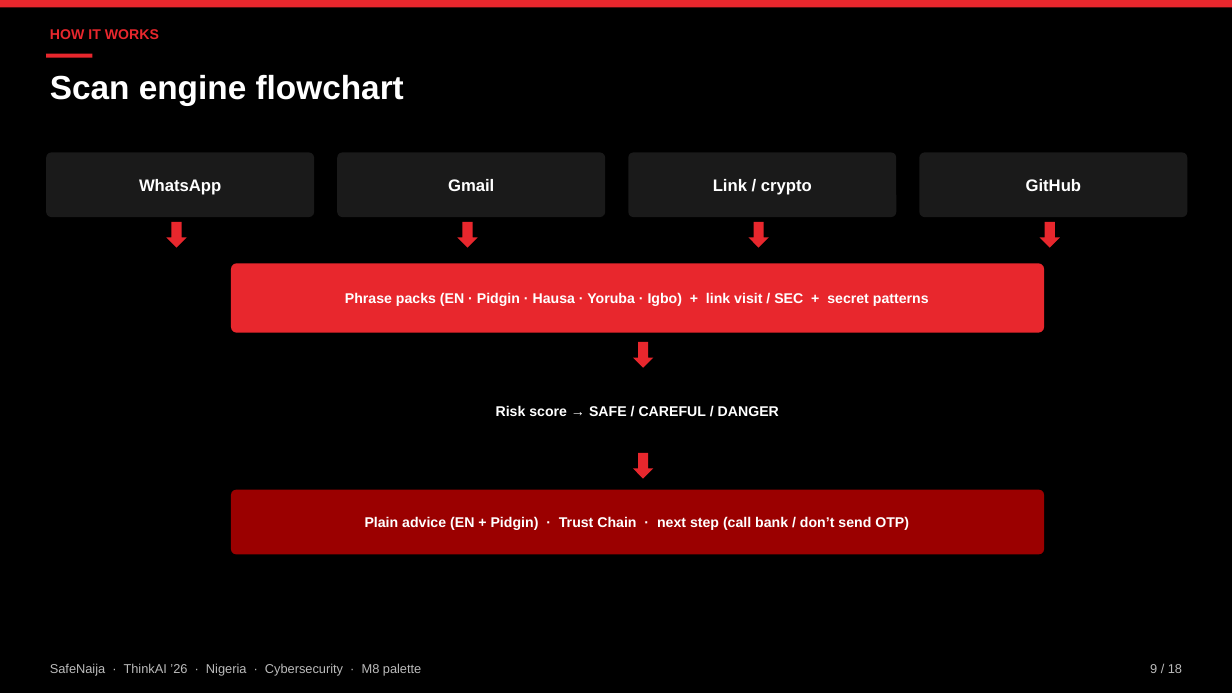
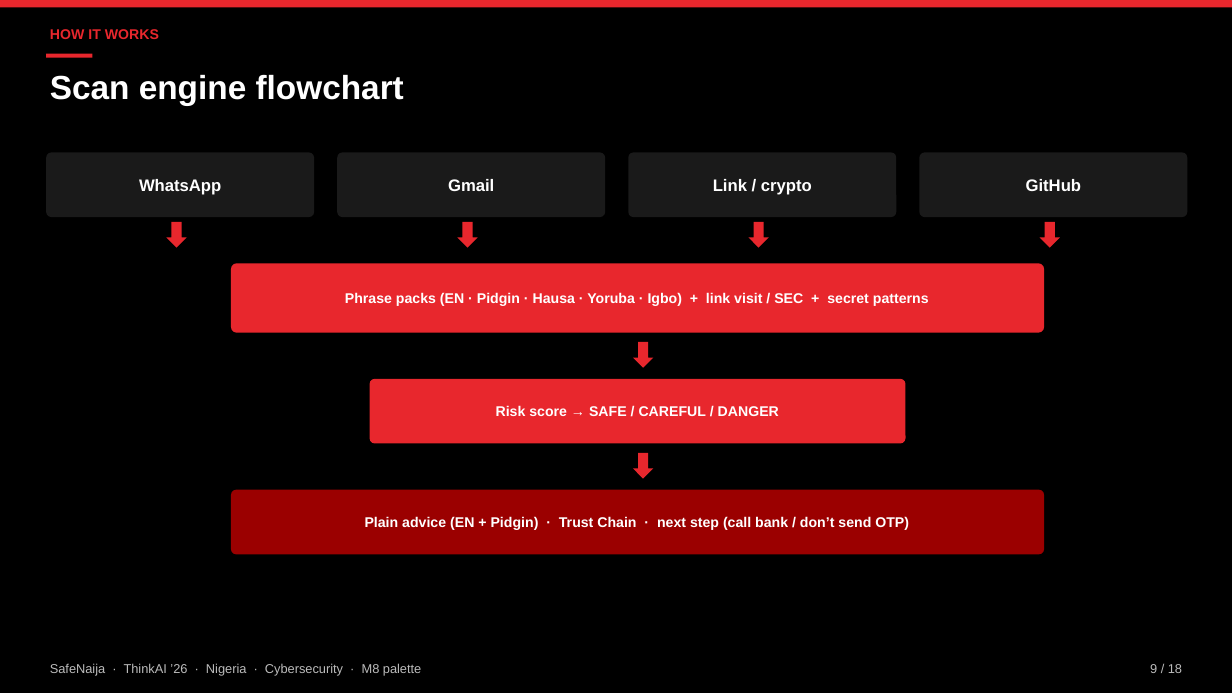
Before and after one commit to Shreeya1-pixel/SafeNajia, a slide deck: slide 9 of outputs/SafeNaija.pptx. Drawn at 1232x693 pixels with LibreOffice and Linux fonts; fonts in the diff are those of the drawing. Boxes give left, top, right and bottom in pixels: in the first picture for what was removed or moved away, otherwise in the second. Text is boxed around its words. In the diff, an @@ line names an element or a change of style, - is before the commit and + after.

```diff
--- a/outputs/SafeNaija.pptx
+++ b/outputs/SafeNaija.pptx
@@ rounded rectangle "Risk score → SAFE / ..." at [370, 379, 906, 444]: fill #000000 to #E8272D @@
```
Also in this commit, not shown: 4 other slides changed, 1 other file.
